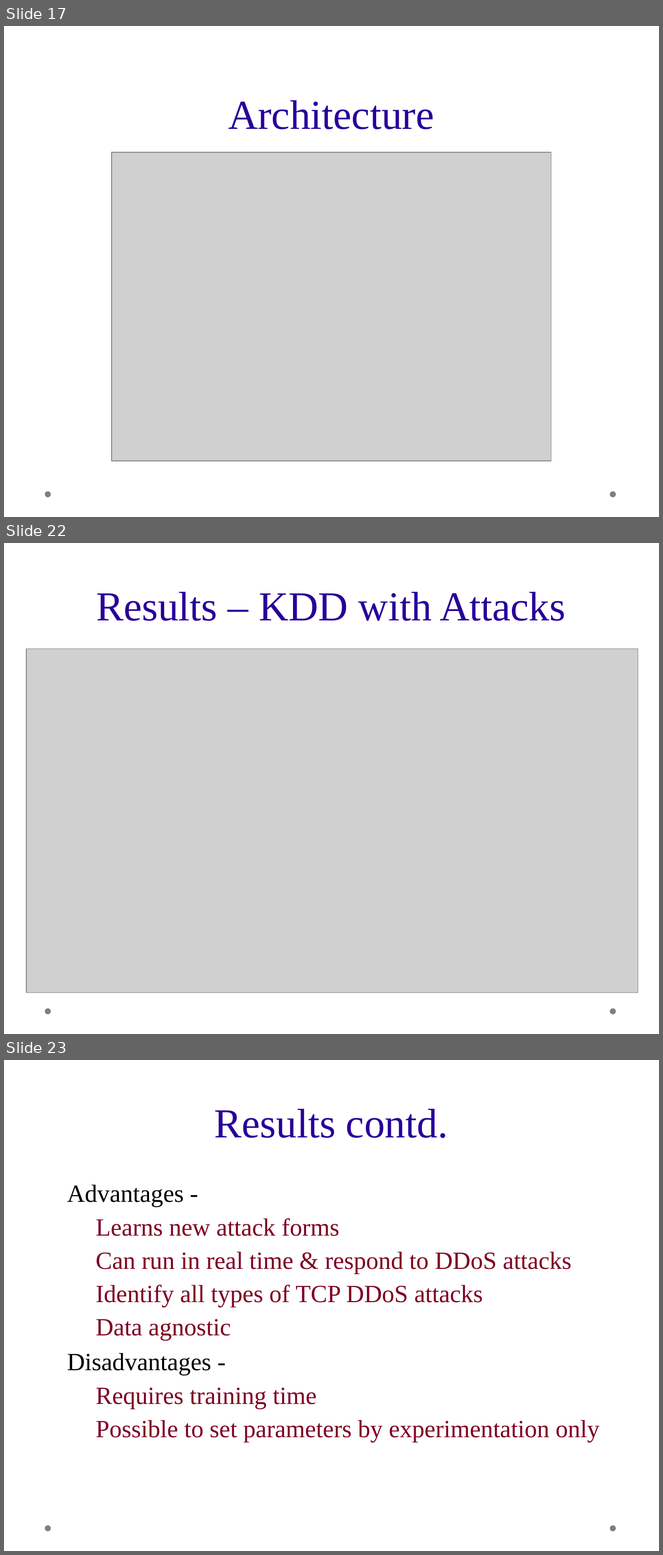
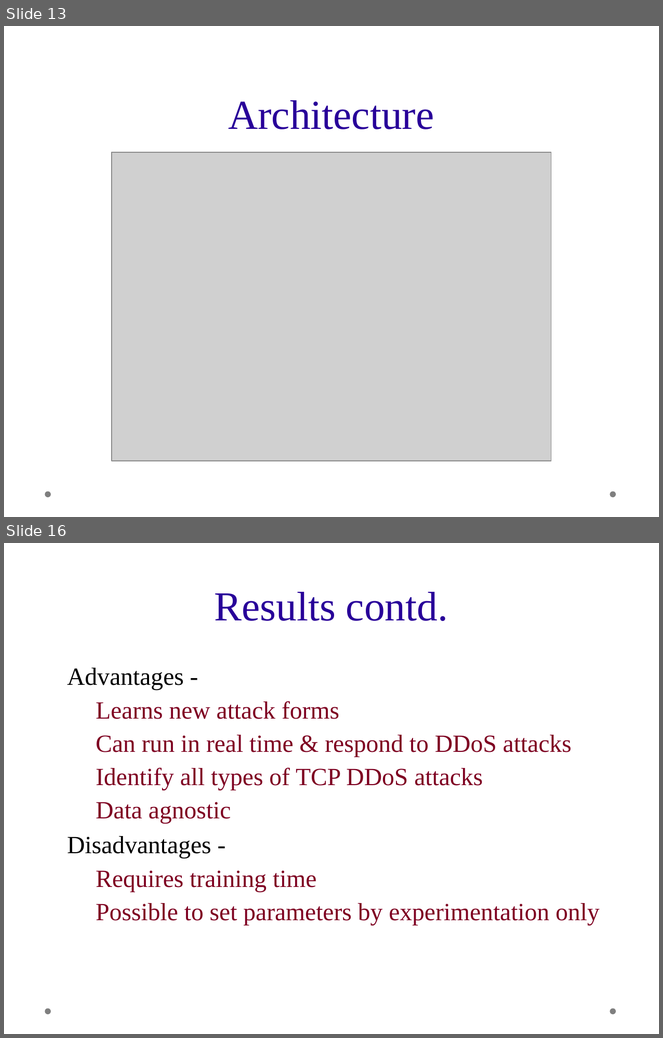
Before and after one commit to mahidharc/drdo.ids, a slide deck: presentation.odp. Shown one above the other, each under a label of ours: slides 17, 22 and 23 before the commit, slides 13 and 16 after it; the slides between them are not shown. The pictures are 663x1555 and 663x1038 pixels, drawn with LibreOffice and Linux fonts; fonts in the diff are those of the drawing; grey boxes stand for pictures; background and template pictures are left out. Boxes give left, top, right and bottom in pixels: in the first picture for what was removed or moved away, otherwise in the second. Text is boxed around its words. In the diff, an @@ line names an element or a change of style, - is before the commit and + after.

```diff
--- a/presentation.odp
+++ b/presentation.odp
@@ slide 22 removed at <box>4,543,659,1034</box>, background picture (left out); not listed: 2 template elements that a slide beside it also shows @@
@@ title removed at <box>96,592,566,621</box> @@
-Results – KDD with Attacks
@@ picture removed at <box>26,649,638,993</box> @@
@@ what was slide 17 is now slide 13 @@
@@ what was slide 23 is now slide 16 @@
```
Also in this commit, not shown: 2 slides changed, 2 slides added, 9 other slides removed.
